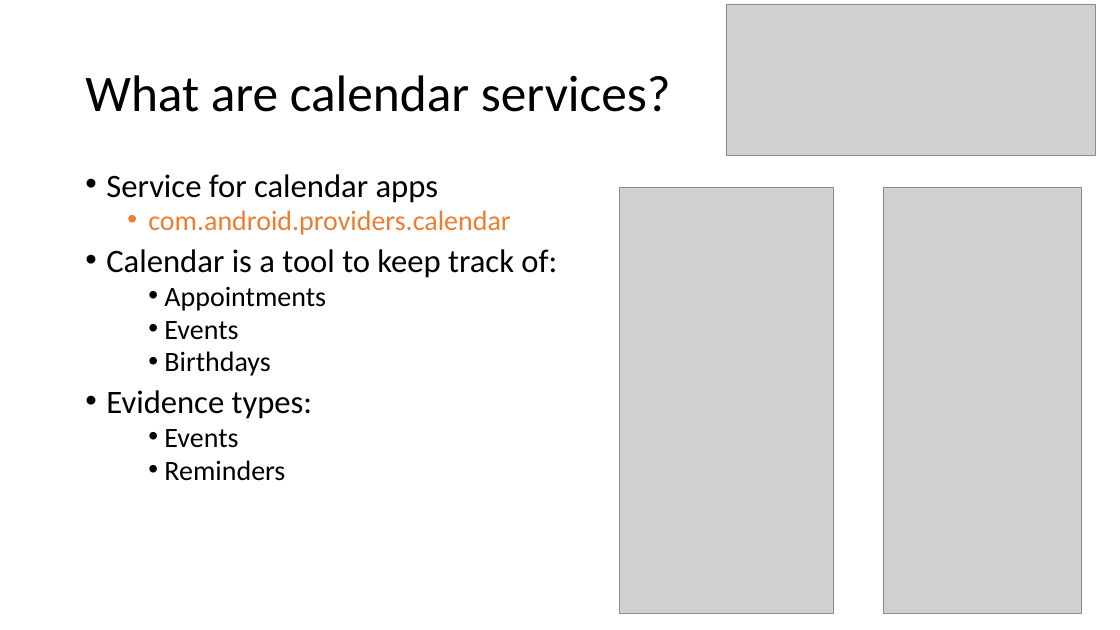
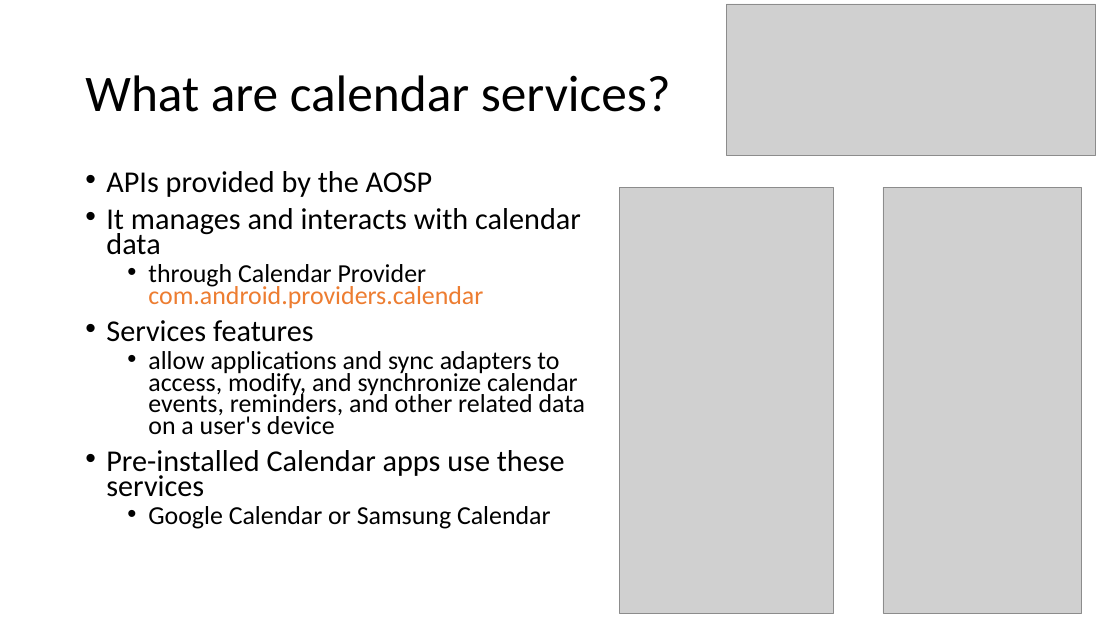
Before and after one commit to frankwxu/digital-forensics-lab, a slide deck: slide 3 of Android10/5_1_3_AOSP_App_Investigations_Calendar.pptx. Drawn at 1120x630 pixels with LibreOffice and Linux fonts; fonts in the diff are those of the drawing; grey boxes stand for pictures; background and template pictures are left out. Boxes give left, top, right and bottom in pixels: in the first picture for what was removed or moved away, otherwise in the second. Text is boxed around its words. In the diff, an @@ line names an element or a change of style, - is before the commit and + after.

```diff
--- a/Android10/5_1_3_AOSP_App_Investigations_Calendar.pptx
+++ b/Android10/5_1_3_AOSP_App_Investigations_Calendar.pptx
@@ text at (106, 171, 586, 529): text changed; size 24 to 22.2 pt @@
-• Service for calendar apps
-  • com.android.providers.calendar
-• Calendar is a tool to keep track of:
-  • Appointments
-  • Events
-  • Birthdays
-• Evidence types:
-  • Events
-  • Reminders
+• APIs provided by the AOSP
+• It manages and interacts with calendar data
+  • through Calendar Provider com.android.providers.calendar
+• Services features
+  • allow applications and sync adapters to access, modify, and synchronize calendar events, reminders, and other related data on a user's device
+• Pre-installed Calendar apps use these services
+  • Google Calendar or Samsung Calendar
```
Also in this commit, not shown: 1 other slide changed, 1 slide removed, 2 other files.
